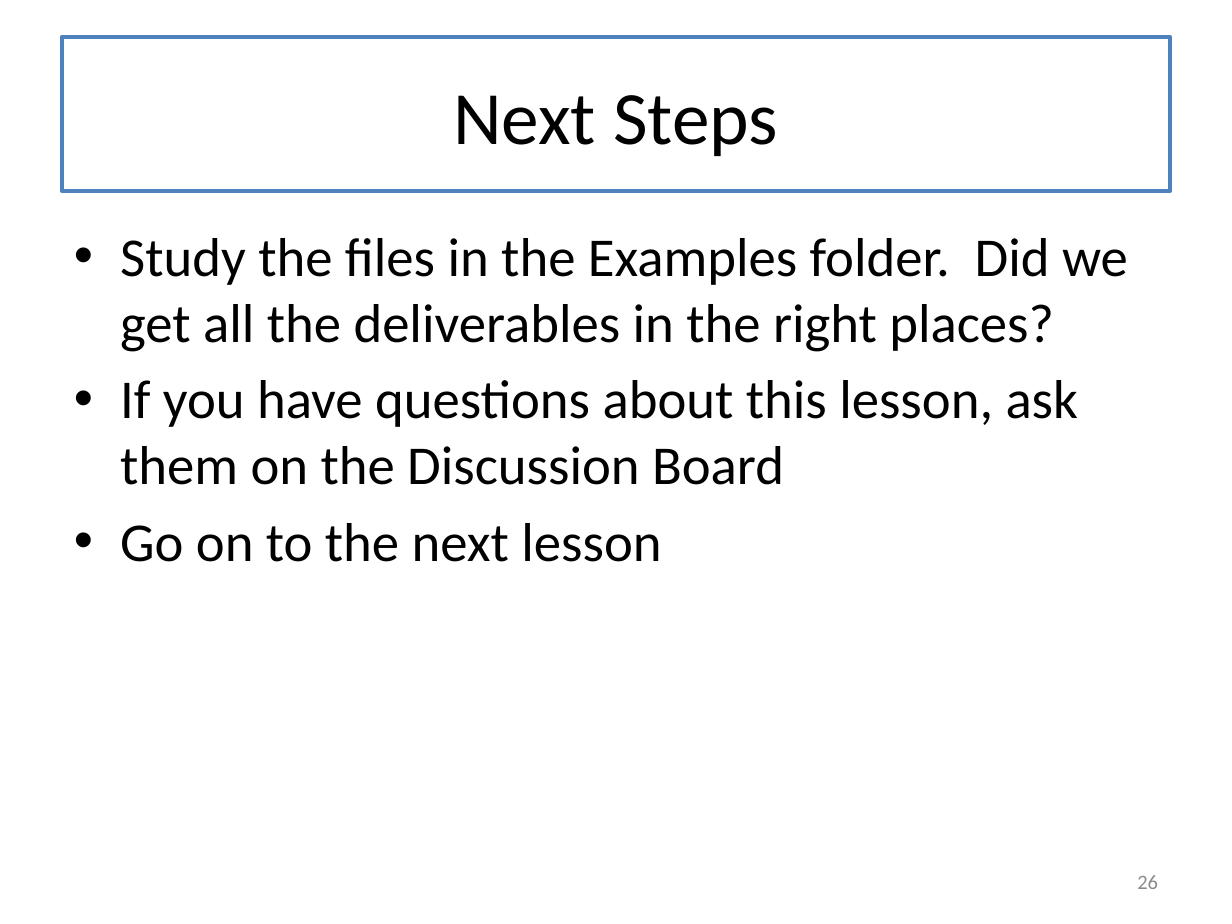
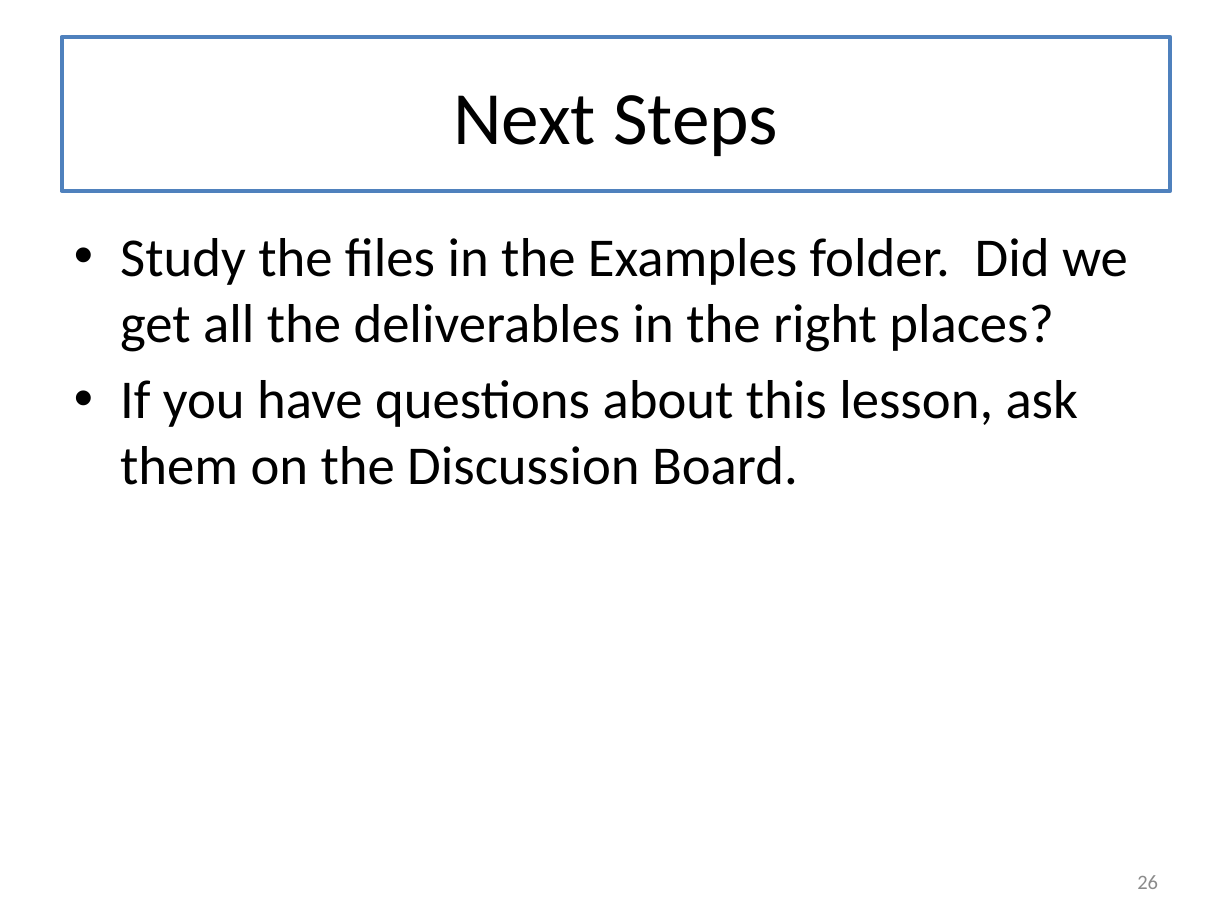
Before and after one commit to mwand/cs5010f16, a slide deck: slide 26 of Slides/Lesson 9.5 The Design Recipe Using Classes.pptx. Drawn at 1232x924 pixels with LibreOffice and Linux fonts; fonts in the diff are those of the drawing. Boxes give left, top, right and bottom in pixels: in the first picture for what was removed or moved away, otherwise in the second. Text is boxed around its words. In the diff, an @@ line names an element or a change of style, - is before the commit and + after.

```diff
--- a/Slides/Lesson 9.5 The Design Recipe Using Classes.pptx
+++ b/Slides/Lesson 9.5 The Design Recipe Using Classes.pptx
@@ text at (120, 380, 1079, 485): text changed @@
-• If you have questions about this lesson, ask them on the Discussion Board
-• Go on to the next lesson
+• If you have questions about this lesson, ask them on the Discussion Board.
```
Also in this commit, not shown: 6 other slides changed, 7 other files.
